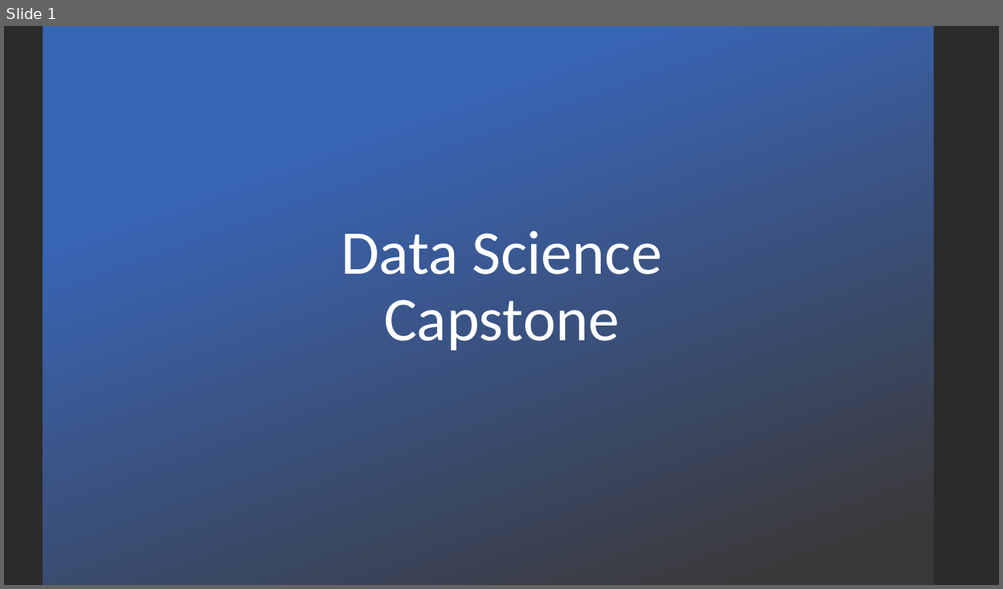
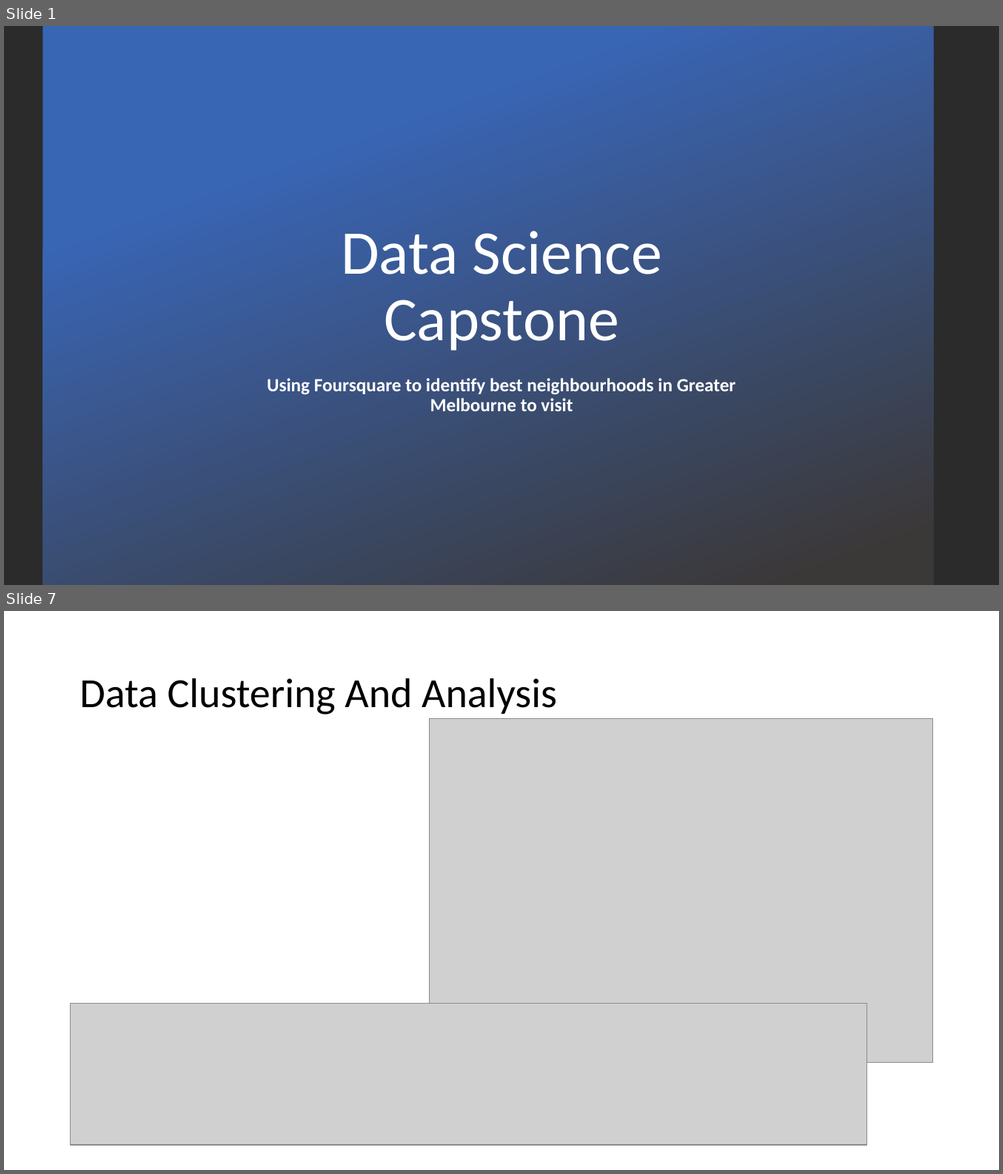
Before and after one commit to KIGet/IBM_DataScience_Capstone, a slide deck: Final Report.pptx. Shown one above the other, each under a label of ours: slide 1 before the commit, slides 1 and 7 after it; the slides between them are not shown. The pictures are 1003x589 and 1003x1174 pixels, drawn with LibreOffice and Linux fonts; fonts in the diff are those of the drawing; grey boxes stand for pictures; background and template pictures are left out; a plain dark background stands for a picture behind light text. Boxes give left, top, right and bottom in pixels: in the first picture for what was removed or moved away, otherwise in the second. Text is boxed around its words. In the diff, an @@ line names an element or a change of style, - is before the commit and + after.

```diff
--- a/Final Report.pptx
+++ b/Final Report.pptx
@@ slide 7 added at [4,611,999,1170], background #FFFFFF @@
@@ title added at [79,678,557,715], 40 pt, text #000000 @@
+Data Clustering And Analysis
@@ picture added at [430,718,933,1063] @@
@@ picture added at [71,1003,868,1145] @@
@@ slide 1 changed as well @@
@@ subtitle added at [267,378,736,412], 18 pt, text #FFFFFF, bold @@
+Using Foursquare to identify best neighbourhoods in Greater Melbourne to visit
```
Also in this commit, not shown: 6 other slides added.
